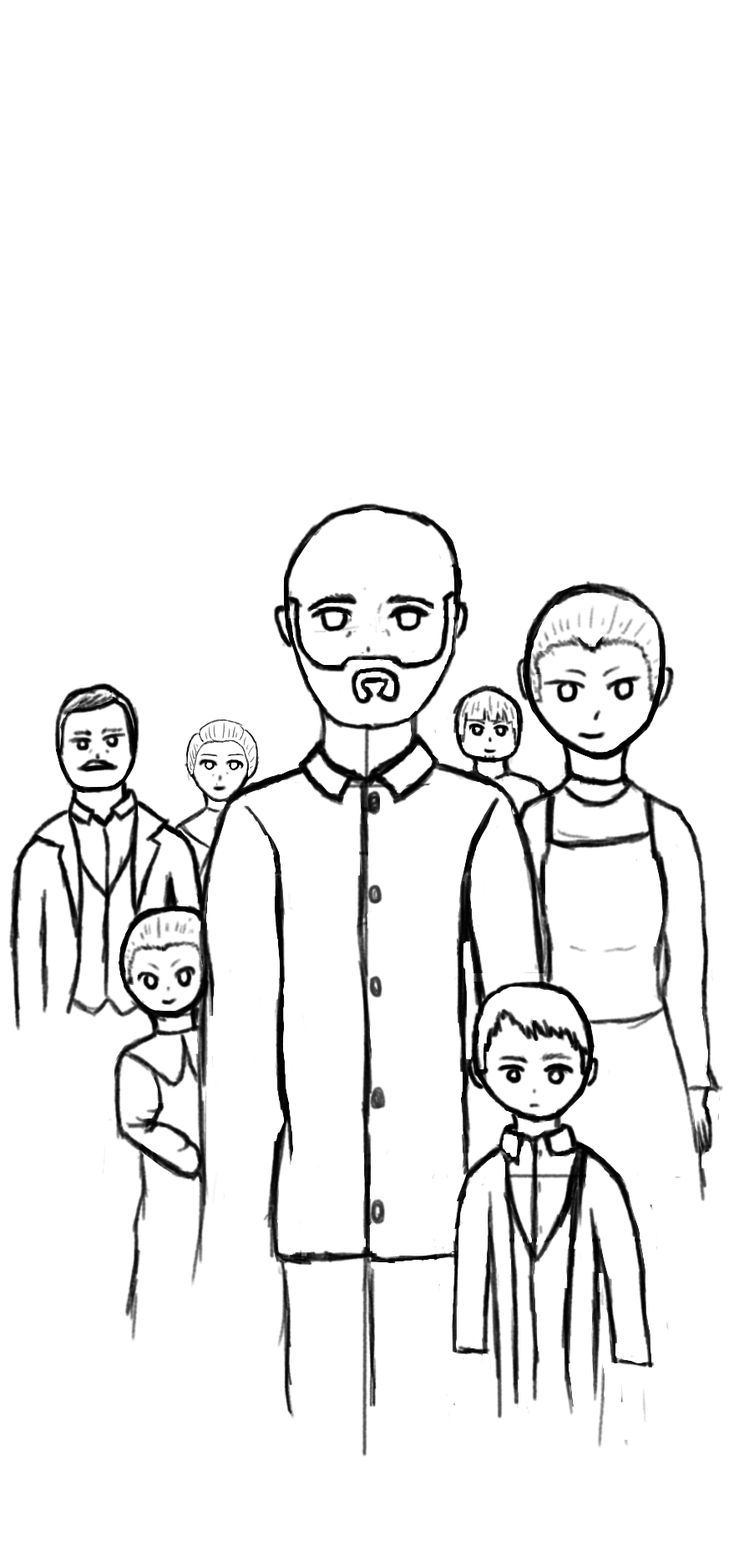
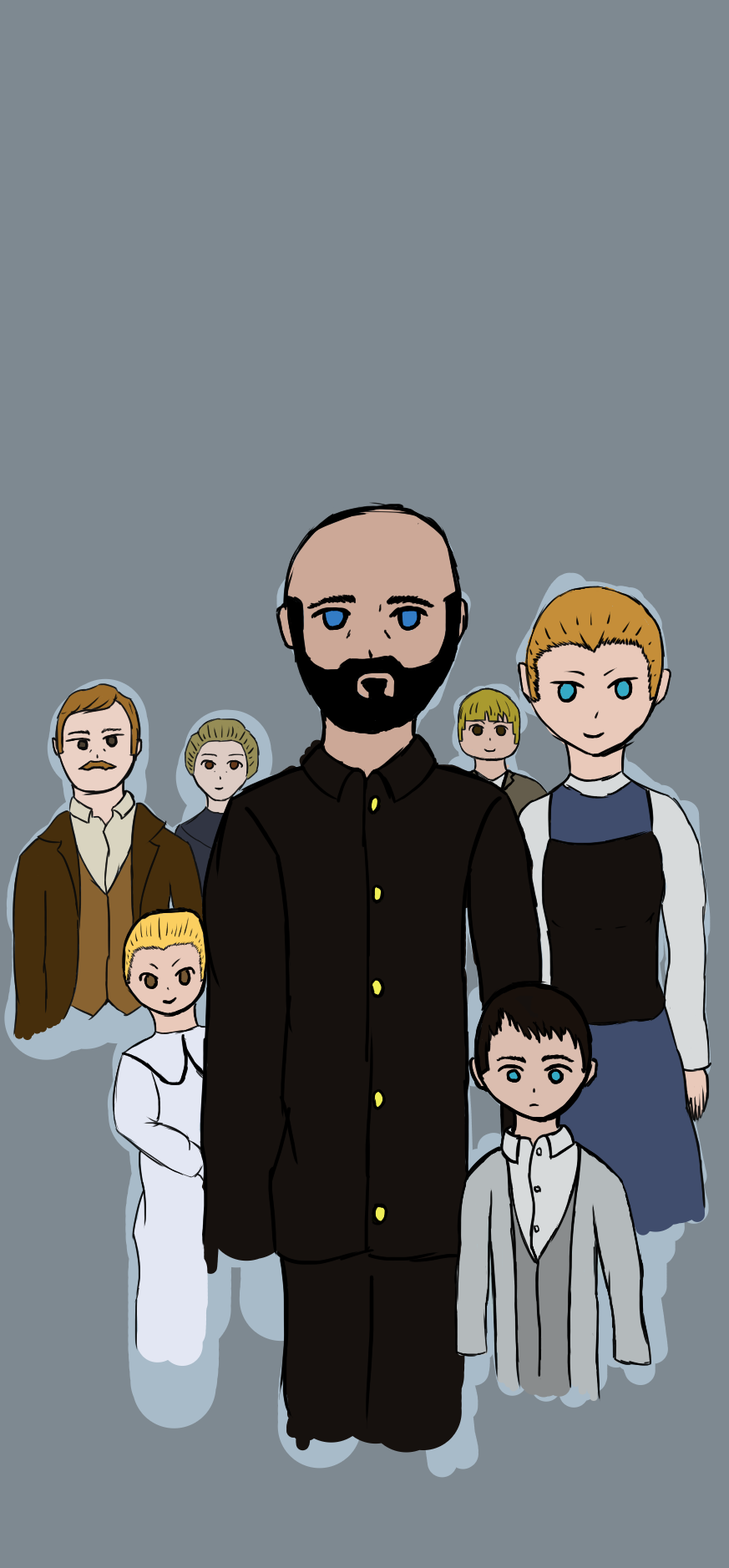
Revision of a layered 729 x 1568 image; what changed, layer by layer:
added layer "Pintar camada 3" above "Pintar camada 4" over [0, 481, 729, 1444]
added layer "Pintar camada 4" above "Pintar camada 2" over [0, 0, 729, 1568]
hid "Pintar camada 2", opacity 100% → 55%, painted on it over [0, 427, 729, 1497]
